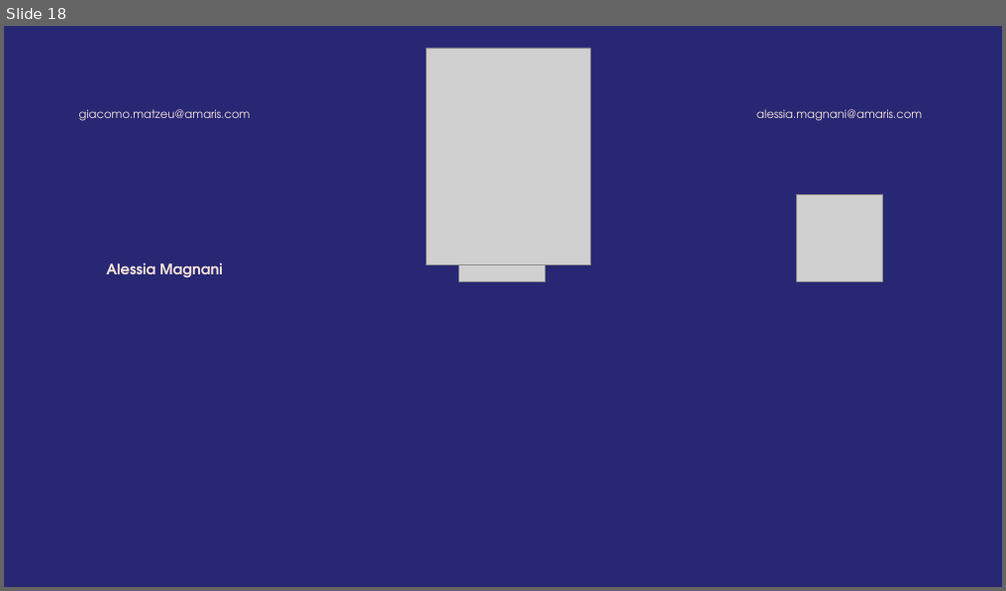
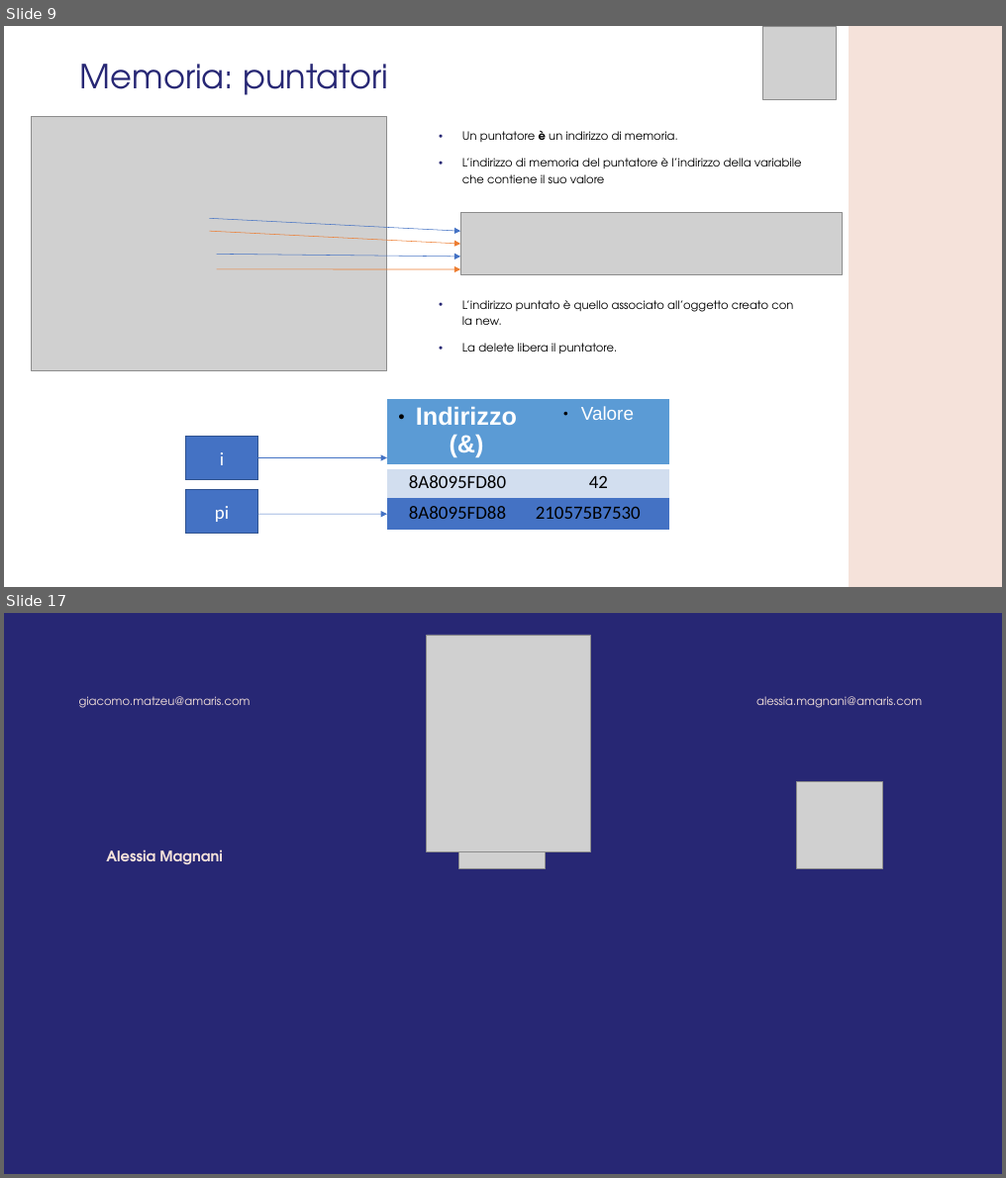
Before and after one commit to GMATZEU42/WS, a slide deck: WS03/WS_3.odp. Shown one above the other, each under a label of ours: slide 18 before the commit, slides 9 and 17 after it; the slides between them are not shown. The pictures are 1006x591 and 1006x1178 pixels, drawn with LibreOffice and Linux fonts; fonts in the diff are those of the drawing; grey boxes stand for pictures; background and template pictures are left out. Boxes give left, top, right and bottom in pixels: in the first picture for what was removed or moved away, otherwise in the second. Text is boxed around its words. In the diff, an @@ line names an element or a change of style, - is before the commit and + after.

```diff
--- a/WS03/WS_3.odp
+++ b/WS03/WS_3.odp
@@ slide 9 added at (4,26,1002,587), background #FFFFFF @@
@@ picture added at (762,26,837,100) @@
@@ freeform shape added at (848,26,1002,587), fill #F5E2DA @@
@@ title added at (80,64,389,95), 32 pt, text #272774 @@
+Memoria: puntatori
@@ picture added at (32,116,387,372) @@
@@ text added at (462,131,802,183), 11 pt, text #000000 @@
+• Un puntatore è un indirizzo di memoria.
+• L’indirizzo di memoria del puntatore è l’indirizzo della variabile che contiene il suo valore
@@ arrow added from (209, 218) to (460, 231), #4472C4 0.51 pt @@
@@ arrow added from (209, 231) to (460, 244), #ED7D31 0.51 pt @@
@@ picture added at (460,212,842,274) @@
@@ arrow added from (217, 255) to (460, 257), #4472C4 0.51 pt @@
@@ arrow added from (217, 270) to (460, 270), #ED7D31 0.51 pt @@
@@ text added at (462,300,793,354), 11 pt, text #000000 @@
+• L’indirizzo puntato è quello associato all’oggetto creato con la new.
+• La delete libera il puntatore.
@@ table added at (387,399,668,530), 3 rows, 2 columns @@
+Indirizzo (&) | Valore
+8A8095FD80 | 42
+8A8095FD88 | 210575B7530
@@ freeform shape added at (186,436,257,480), fill #4472C4, outline #2F528F 0.99 pt, 18 pt, text #FFFFFF @@
+i
@@ arrow added from (257, 458) to (387, 458), #4472C4 0.51 pt @@
@@ freeform shape added at (186,490,257,534), fill #4472C4, outline #2F528F 0.99 pt, 18 pt, text #FFFFFF @@
+pi
@@ arrow added from (257, 514) to (387, 514), #4472C4 0.51 pt @@
@@ what was slide 18 is now slide 17 @@
```
Also in this commit, not shown: 1 slide changed, 12 other slides added, 14 slides removed, 2 other files.
